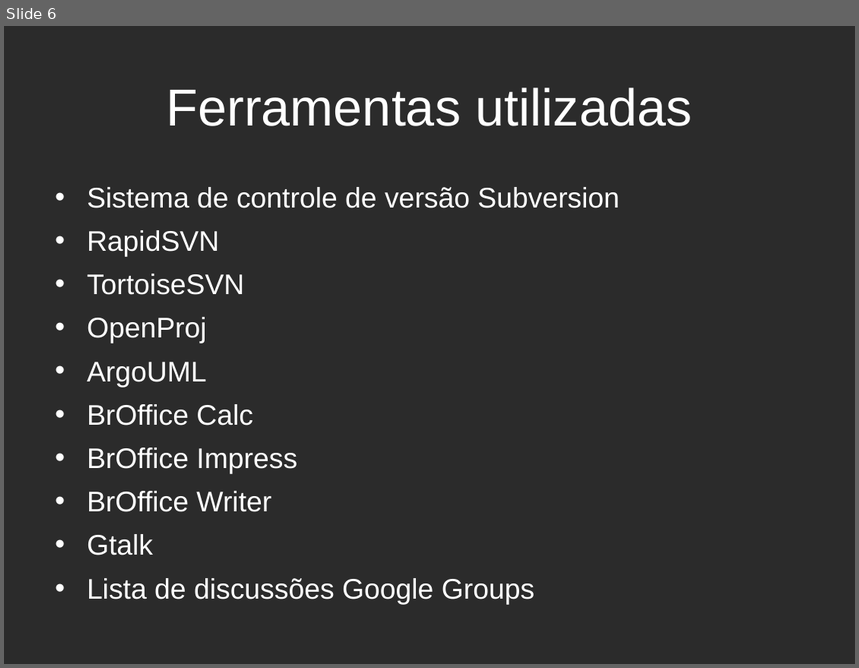
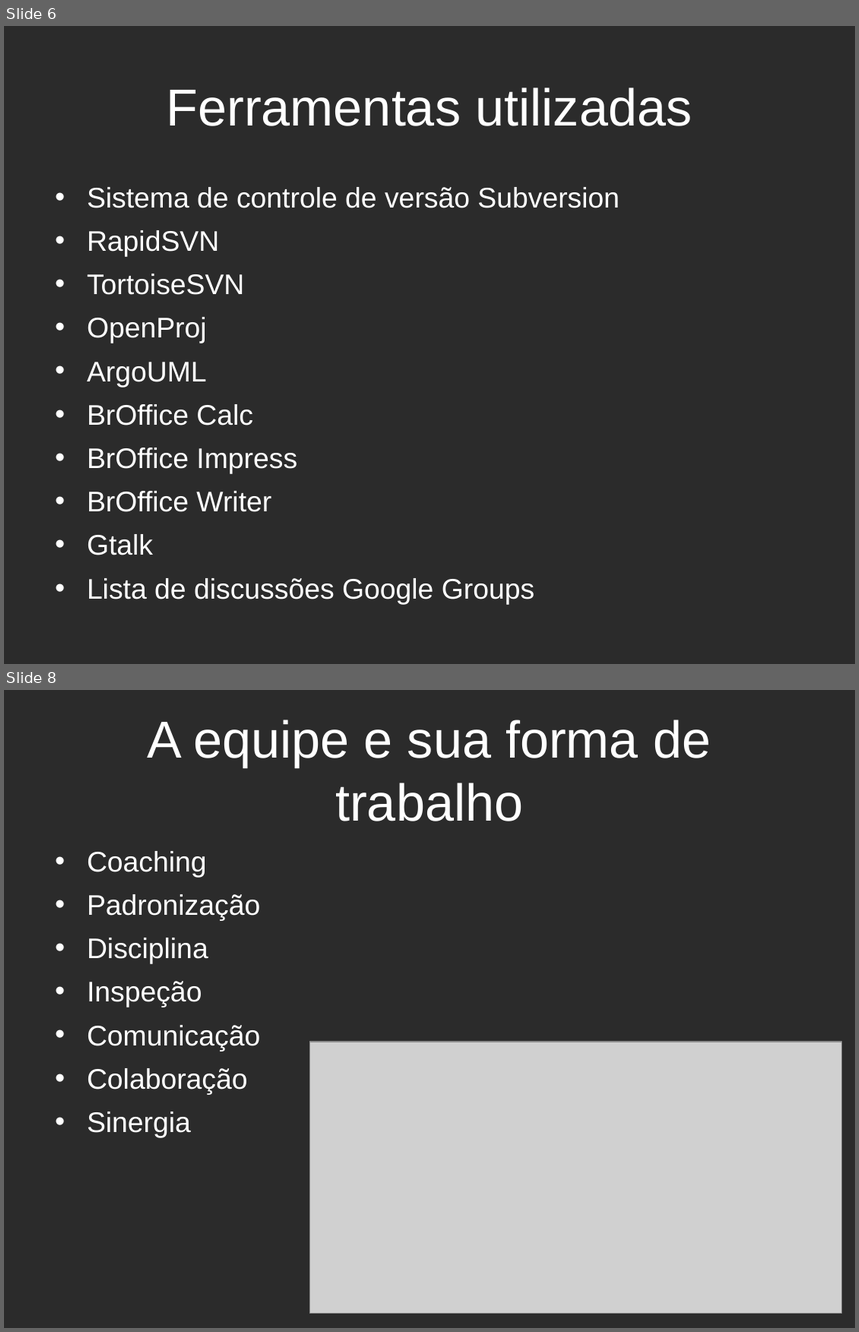
Before and after one commit to estevaosaleme/fooddeliveryweb, a slide deck: Documentacao/Outros Documentos/Apresentação FoodDeliveryWeb.odp. Shown one above the other, each under a label of ours: slide 6 before the commit, slides 6 and 8 after it; the slides between them are not shown. The pictures are 859x668 and 859x1332 pixels, drawn with LibreOffice and Linux fonts; fonts in the diff are those of the drawing; grey boxes stand for pictures; background and template pictures are left out; a plain dark background stands for a picture behind light text. Boxes give left, top, right and bottom in pixels: in the first picture for what was removed or moved away, otherwise in the second. Text is boxed around its words. In the diff, an @@ line names an element or a change of style, - is before the commit and + after.

```diff
--- a/Documentacao/Outros Documentos/Apresentação FoodDeliveryWeb.odp
+++ b/Documentacao/Outros Documentos/Apresentação FoodDeliveryWeb.odp
@@ slide 8 added at box(4, 690, 855, 1328), background picture (left out) @@
@@ title added at box(148, 720, 711, 821), 44 pt, text #FFFFFF @@
+A equipe e sua forma de trabalho
@@ text added at box(87, 851, 260, 1138), 24 pt, text #FFFFFF @@
+• Coaching
+• Padronização
+• Disciplina
+• Inspeção
+• Comunicação
+• Colaboração
+• Sinergia
@@ picture added at box(310, 1042, 842, 1313) @@
```
Also in this commit, not shown: 4 slides changed, 1 other slide added, 2 slides removed.
